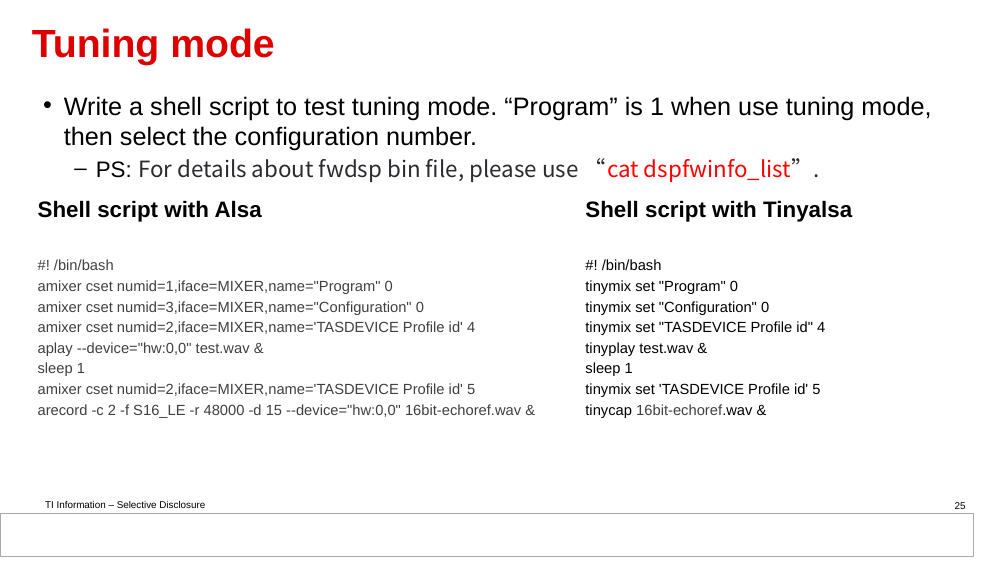
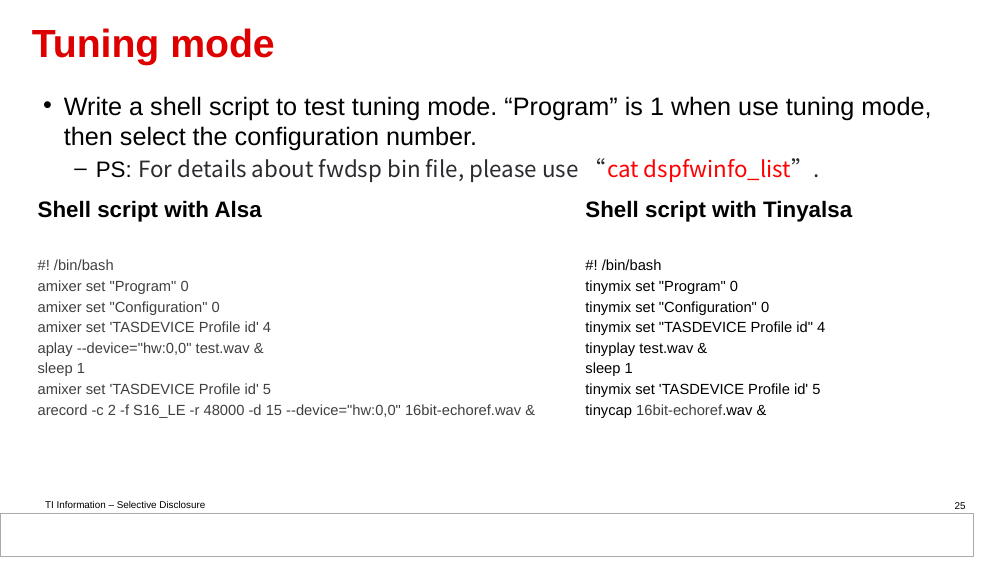
Before and after one commit to DynamicDevices/tas2781-linux-driver, a slide deck: slide 25 of doc/Guideline for tas2781 Linux driver based on BBB.pptx. Drawn at 1008x567 pixels with LibreOffice and Linux fonts; fonts in the diff are those of the drawing; background and template pictures are left out. Boxes give left, top, right and bottom in pixels: in the first picture for what was removed or moved away, otherwise in the second. Text is boxed around its words. In the diff, an @@ line names an element or a change of style, - is before the commit and + after.

```diff
--- a/doc/Guideline for tas2781 Linux driver based on BBB.pptx
+++ b/doc/Guideline for tas2781 Linux driver based on BBB.pptx
@@ text at [38, 280, 271, 332]: text changed @@
-  amixer cset numid=1,iface=MIXER,name="Program" 0
-  amixer cset numid=3,iface=MIXER,name="Configuration" 0
-  amixer cset numid=2,iface=MIXER,name='TASDEVICE Profile id' 4
+  amixer set "Program" 0
+  amixer set "Configuration" 0
+  amixer set 'TASDEVICE Profile id' 4
@@ text at [38, 383, 271, 394]: text changed @@
-  amixer cset numid=2,iface=MIXER,name='TASDEVICE Profile id' 5
+  amixer set 'TASDEVICE Profile id' 5
```
Also in this commit, not shown: 5 other slides changed, 1 other file.
